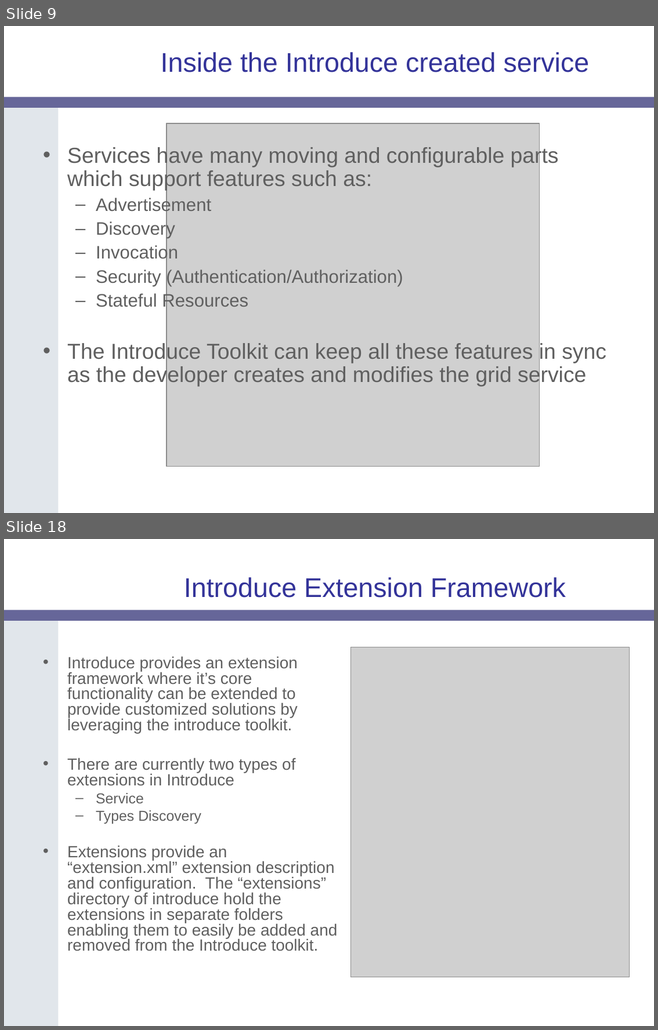
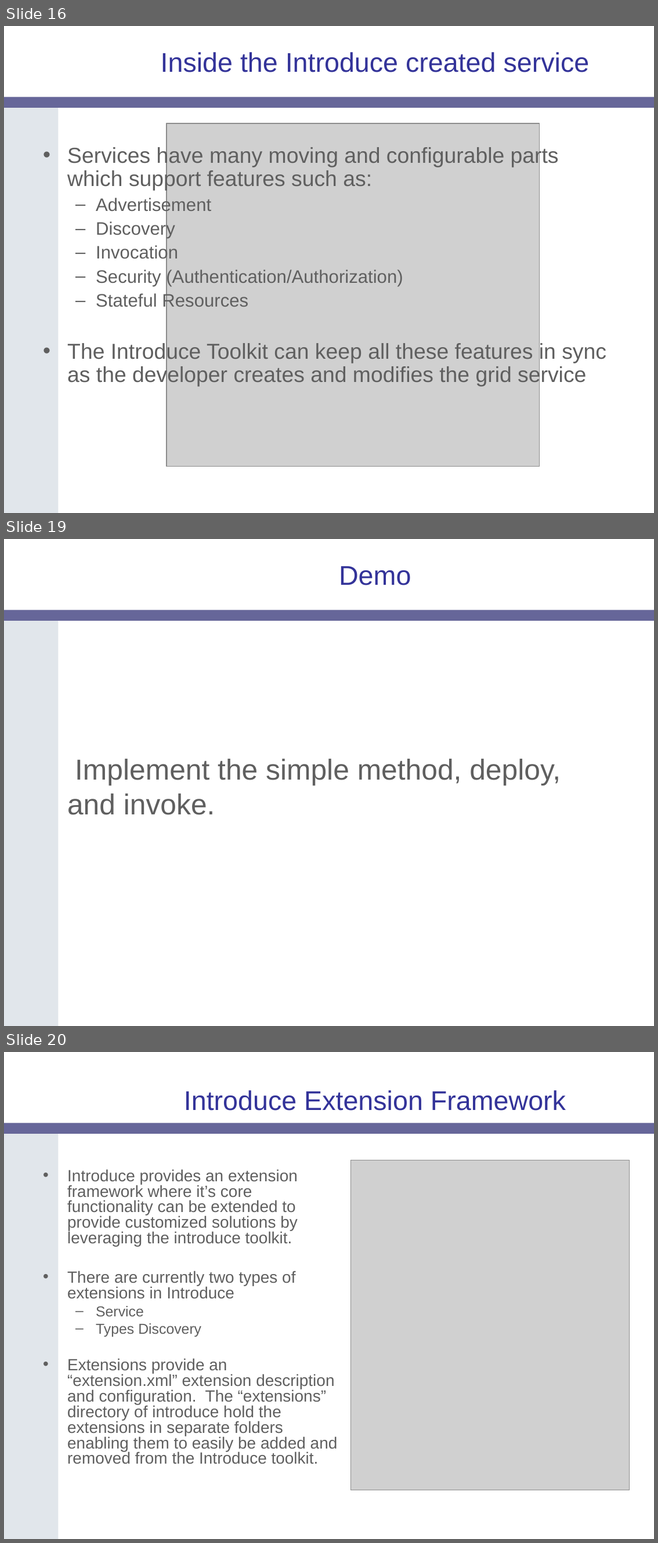
Before and after one commit to NCIP/cagrid-docs, a slide deck: presentations/introduce/Introduce-OGF19.ppt. Shown one above the other, each under a label of ours: slides 9 and 18 before the commit, slides 16, 19 and 20 after it; the slides between them are not shown. The pictures are 658x1030 and 658x1543 pixels, drawn with LibreOffice and Linux fonts; fonts in the diff are those of the drawing; grey boxes stand for pictures; background and template pictures are left out. Boxes give left, top, right and bottom in pixels: in the first picture for what was removed or moved away, otherwise in the second. Text is boxed around its words. In the diff, an @@ line names an element or a change of style, - is before the commit and + after.

```diff
--- a/presentations/introduce/Introduce-OGF19.ppt
+++ b/presentations/introduce/Introduce-OGF19.ppt
@@ slide 19 added at (4, 539, 654, 1026), background #FFFFFF; not listed: 2 template elements that a slide beside it also shows @@
@@ title added at (339, 566, 411, 585), 30 pt, text #333399 @@
+Demo
@@ text added at (67, 759, 560, 815), 32 pt, text #5F5F5F @@
+Implement the simple method, deploy, and invoke.
@@ what was slide 9 is now slide 16 @@
@@ what was slide 18 is now slide 20 @@
```
Also in this commit, not shown: 5 slides changed, 2 other slides added, 1 slide removed.
